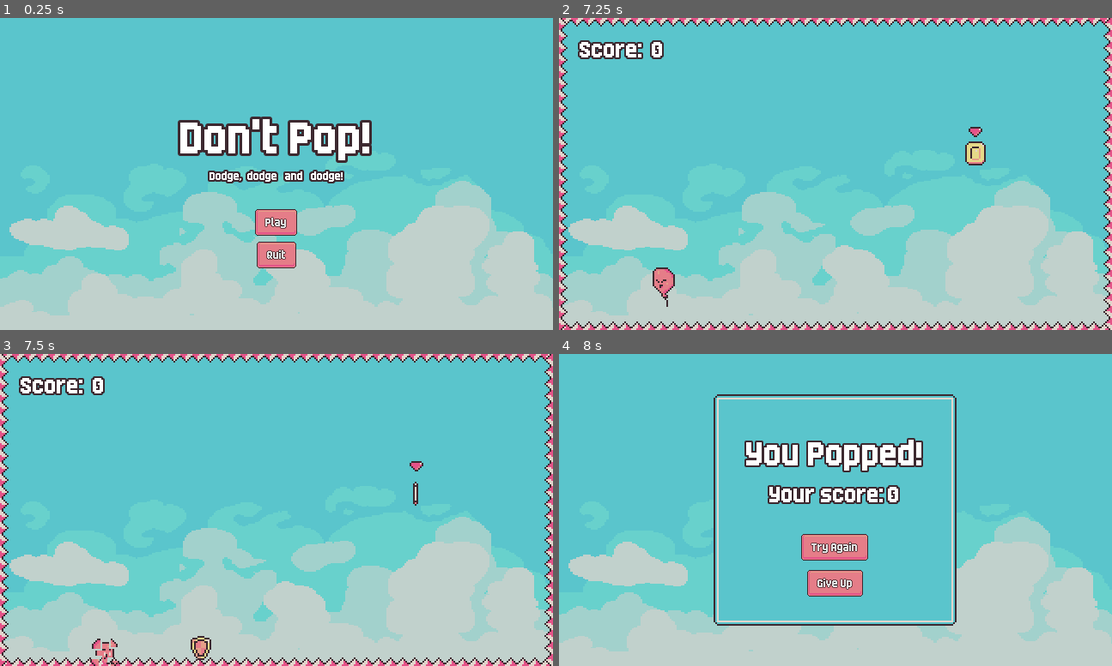
Above: before the commit, frames 1-4 (two rows, left to right).
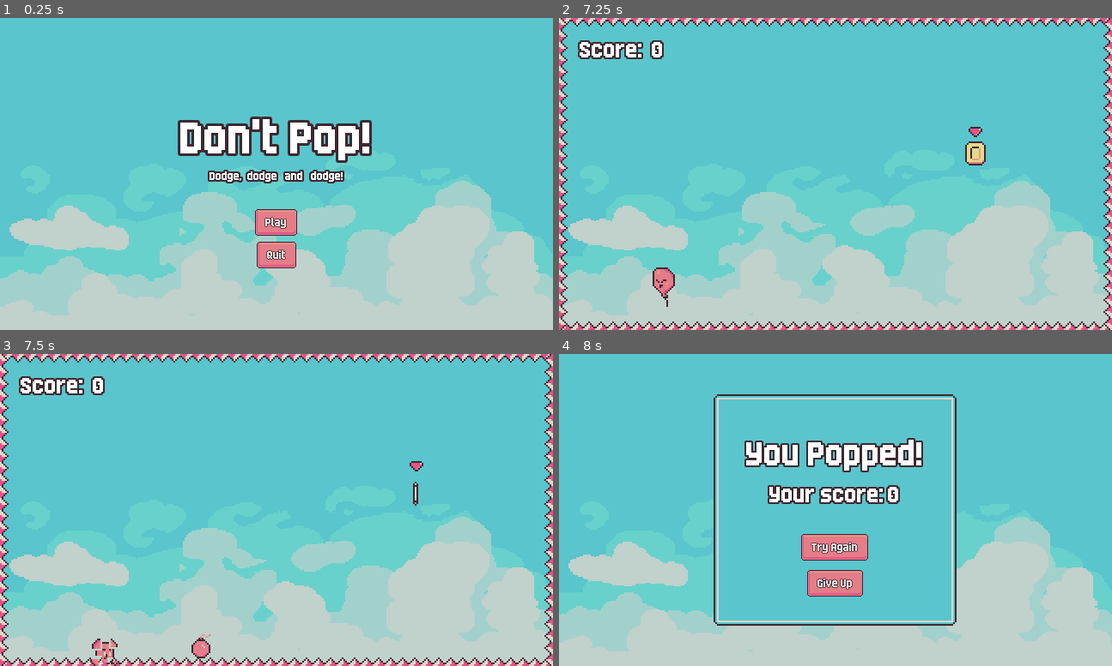
Above: after the commit, the same moments.

Repository: dewald-els/dontpop-2
Game: Godot game, scene res://scenes/screens/main_menu/main_menu_screen.tscn
The game is run twice, just before and just after one commit, with the same random seed, the same clock (stepped at 60 frames per second) and the same inputs.
Inputs (mouse positions are in pixels of both pictures, inside the frame that each line leads up to):
- Up to frame 1 (0.25 s): no input
- Up to frame 2 (7.25 s): click "Play" at 0.5 s; tap Enter at 1.25 s; move the mouse to (957, 158) at 1.27 s; hold Right (player_right) 1.28-2 s; tap O at 1.35, 5.1 s; click (957, 158) at 1.42 s; drag from (724, 189) to (946, 177) at 2.02 s; move the mouse to (890, 105) at 2.77 s; hold Right (player_right) 2.78-3.5 s; tap Shift at 2.85, 6.6 s; drag from (807, 236) to (669, 127) at 3.52 s; click "Try Again" at 4.25 s; tap Space at 5 s; move the mouse to (1001, 220) at 5.02 s; hold Left (player_left) 5.03-5.75 s; drag from (669, 127) to (724, 177) at 5.77 s; move the mouse to (863, 174) at 6.52 s; hold Down (player_down) from 6.53 s (still down); click (863, 174) at 6.67 s
- Up to frame 3 (7.5 s): release Down (player_down) at 7.25 s; drag from (193, 432) to (414, 488) at 7.27 s
- Up to frame 4 (8 s): no input

Frames 1-2 are identical in both runs. In frame 3, 0.2% of the frame differs, in the area x 34-39%, y 89-99%; in frame 4, nothing differs.

Commit message:
feat: CRT Effect

Diff:
--- a/dont-pop-src/scenes/collectables/coin/coin.tscn
+++ b/dont-pop-src/scenes/collectables/coin/coin.tscn
@@ -1,6 +1,7 @@
-[gd_scene load_steps=16 format=3 uid="uid://bao0g5wm3pcdw"]
+[gd_scene load_steps=18 format=3 uid="uid://bao0g5wm3pcdw"]
 
 [ext_resource type="Script" uid="uid://ciylitakit5pu" path="res://scenes/collectables/coin/coin.gd" id="1_hwxqx"]
+[ext_resource type="Shader" uid="uid://b25p0p1yk7826" path="res://scenes/collectables/coin/coin_flash.gdshader" id="1_v1c6h"]
 [ext_resource type="Texture2D" uid="uid://wlomc42cbhe" path="res://scenes/ui/attention_indicator/sprites/attention_indicator.png" id="2_1g2ea"]
 [ext_resource type="Texture2D" uid="uid://5sryohln63j7" path="res://scenes/collectables/coin/sprites/coin1.png" id="3_817h7"]
 [ext_resource type="Texture2D" uid="uid://m0xg6pjxasgd" path="res://scenes/collectables/coin/sprites/coin2.png" id="4_v1c6h"]
@@ -13,6 +14,11 @@
 
 [sub_resource type="CircleShape2D" id="CircleShape2D_hwxqx"]
 radius = 18.0
+
+[sub_resource type="ShaderMaterial" id="ShaderMaterial_v1c6h"]
+shader = ExtResource("1_v1c6h")
+shader_parameter/flash_color = Color(0, 0, 0, 0)
+shader_parameter/flash_value = 0.0
 
 [sub_resource type="SpriteFrames" id="SpriteFrames_hwxqx"]
 animations = [{
@@ -135,6 +141,7 @@
 shape = SubResource("CircleShape2D_hwxqx")
 
 [node name="AnimatedSprite2D" type="AnimatedSprite2D" parent="Visuals"]
+material = SubResource("ShaderMaterial_v1c6h")
 sprite_frames = SubResource("SpriteFrames_hwxqx")
 animation = &"idle"
 autoplay = "idle"
--- /dev/null
+++ b/dont-pop-src/scenes/collectables/coin/coin_flash.gdshader
@@ -0,0 +1,10 @@
+shader_type canvas_item;
+
+uniform vec4 flash_color: source_color;
+uniform float flash_value: hint_range(0.0, 1.0, 0.1);
+
+void fragment() {
+	vec4 texture_color = texture(TEXTURE, UV);
+	COLOR = mix(texture_color, flash_color, flash_value);
+	COLOR.a = texture_color.a;
+}
--- /dev/null
+++ b/dont-pop-src/scenes/crt_effect/crt_effect.tscn
@@ -0,0 +1,17 @@
+[gd_scene load_steps=4 format=3 uid="uid://b0ayk3r5gxdf2"]
+
+[ext_resource type="Shader" uid="uid://ciujhno0o2d2l" path="res://scenes/game/crt.gdshader" id="1_rnt32"]
+
+[sub_resource type="ShaderMaterial" id="ShaderMaterial_vaxfo"]
+shader = ExtResource("1_rnt32")
+
+[sub_resource type="QuadMesh" id="QuadMesh_ftsea"]
+size = Vector2(644, 364)
+center_offset = Vector3(322, 182, 0)
+
+[node name="CRTEffect" type="CanvasLayer"]
+visible = false
+
+[node name="MeshInstance2D" type="MeshInstance2D" parent="."]
+material = SubResource("ShaderMaterial_vaxfo")
+mesh = SubResource("QuadMesh_ftsea")
--- /dev/null
+++ b/dont-pop-src/scenes/game/crt.gdshader
@@ -0,0 +1,22 @@
+shader_type canvas_item;
+render_mode unshaded, skip_vertex_transform;
+
+const float curvature = 7.0;
+const float vignette_multiplier = 2.0;
+
+uniform sampler2D screen_texture: hint_screen_texture, filter_linear_mipmap;
+
+void fragment() {
+	vec2 centered_uv = SCREEN_UV * 2.0 - 1.0;
+	vec2 uv_offset = centered_uv.yx / curvature;
+	vec2 warped_uv = centered_uv + centered_uv * uv_offset * uv_offset;
+	vec3 cutoff = vec3(step(abs(warped_uv.x), 1.0) * step(abs(warped_uv.y), 1.0));
+	vec3 scanlines = vec3(sin(2.0 * warped_uv.y * 180.0) * 0.1 + 0.9);
+	vec3 vignette = vec3(length(pow(abs(centered_uv), vec2(4.0)) / 3.0));
+
+	vec3 screen_color = textureLod(screen_texture, (warped_uv + 1.0) / 2.0, 0.2).rgb * cutoff * scanlines;
+	screen_color -= vignette * vignette_multiplier;
+	COLOR = vec4(screen_color, 1.0);
+}
+
+// Source: https://github.com/DevPoodle/yt-example-projects/blob/main/crt_screen_effect/screen_effect/screen_effect.gdshader
--- a/dont-pop-src/scenes/game/game.tscn
+++ b/dont-pop-src/scenes/game/game.tscn
@@ -1,6 +1,7 @@
-[gd_scene load_steps=10 format=4 uid="uid://bbnybbaxkfywo"]
+[gd_scene load_steps=13 format=4 uid="uid://bbnybbaxkfywo"]
 
 [ext_resource type="Script" uid="uid://dw3od1sc23rae" path="res://scenes/game/game.gd" id="1_sul5r"]
+[ext_resource type="PackedScene" uid="uid://b0ayk3r5gxdf2" path="res://scenes/crt_effect/crt_effect.tscn" id="2_5jirj"]
 [ext_resource type="PackedScene" uid="uid://cy82ut854jv8p" path="res://scenes/player/player.tscn" id="3_0sr1o"]
 [ext_resource type="PackedScene" uid="uid://cpvupx01cjrno" path="res://scenes/sky_ background/sky_background.tscn" id="3_87uf6"]
 [ext_resource type="TileSet" uid="uid://p1k8y1pl3anh" path="res://assets/tiles/tiles.tres" id="3_kelw5"]
@@ -9,9 +10,13 @@
 [ext_resource type="PackedScene" uid="uid://41lviliu15bs" path="res://scenes/coin_spawner/coin_spawner.tscn" id="6_bdhmt"]
 [ext_resource type="PackedScene" uid="uid://b3kl6f0lvb8we" path="res://scenes/powerup_spawner/power_up_spawner.tscn" id="7_87uf6"]
 [ext_resource type="PackedScene" uid="uid://xnhm4um7fe2f" path="res://scenes/ui/hud/hud.tscn" id="7_bdhmt"]
+[ext_resource type="PackedScene" uid="uid://bisja1rul8rtf" path="res://scenes/power_ups/bomb/bomb_pickup/bomb_powerup_pickup.tscn" id="9_kp23o"]
+[ext_resource type="PackedScene" uid="uid://bb8efcrb20gms" path="res://scenes/power_ups/shield/shield_powerup_pickup/shield_power_up_pickup.tscn" id="10_5jirj"]
 
 [node name="Game" type="Node2D"]
 script = ExtResource("1_sul5r")
+
+[node name="CRTEffect" parent="." instance=ExtResource("2_5jirj")]
 
 [node name="HUD" parent="." instance=ExtResource("7_bdhmt")]
 
@@ -42,6 +47,7 @@
 hazard_container = NodePath("../../HazardsContainer")
 
 [node name="PowerUpSpawner" parent="Spawners" node_paths=PackedStringArray("powerup_container") instance=ExtResource("7_87uf6")]
+powerups = Array[PackedScene]([ExtResource("9_kp23o"), ExtResource("10_5jirj")])
 powerup_container = NodePath("../../PowerUpContainer")
 
 [node name="Player" parent="." instance=ExtResource("3_0sr1o")]
Not shown, added: dont-pop-src/scenes/collectables/coin/coin_flash.gdshader.uid
Not shown, added: dont-pop-src/scenes/game/crt.gdshader.uid
